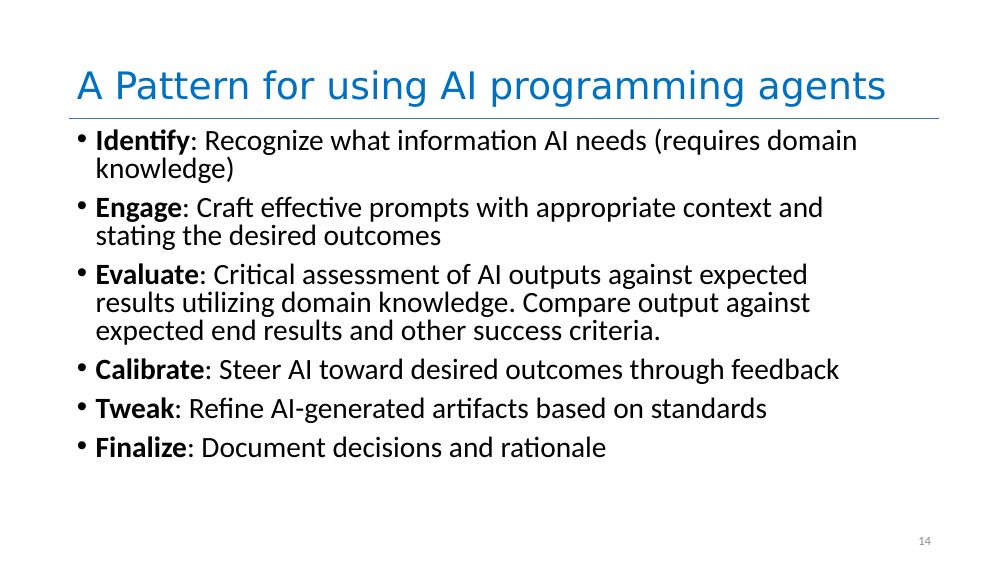
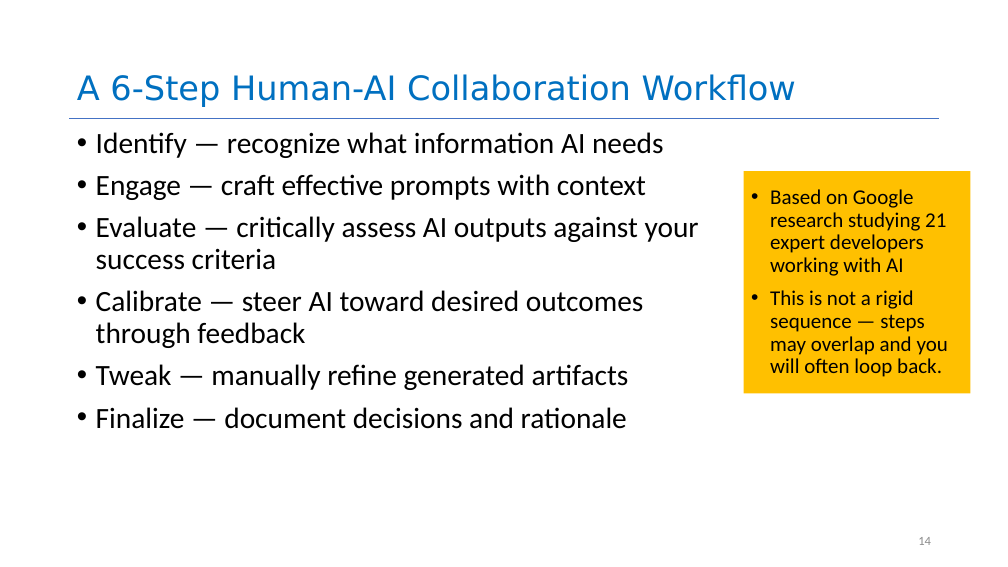
Before and after one commit to neu-se/CS4530-Spring-2026, a slide deck: slide 14 of Slides/Module 16 Using AI Agents.pptx. Drawn at 1008x567 pixels with LibreOffice and Linux fonts; fonts in the diff are those of the drawing. Boxes give left, top, right and bottom in pixels: in the first picture for what was removed or moved away, otherwise in the second. Text is boxed around its words. In the diff, an @@ line names an element or a change of style, - is before the commit and + after.

```diff
--- a/Slides/Module 16 Using AI Agents.pptx
+++ b/Slides/Module 16 Using AI Agents.pptx
@@ title at bbox=[77, 74, 796, 107]: text changed; size 36 to 32 pt @@
-A Pattern for using AI programming agents
+A 6-Step Human-AI Collaboration Workflow
@@ text at bbox=[96, 132, 699, 429]: text changed @@
-• Identify: Recognize what information AI needs (requires domain knowledge)
-• Engage: Craft effective prompts with appropriate context and stating the desired outcomes
-• Evaluate: Critical assessment of AI outputs against expected results utilizing domain knowledge. Compare output against expected end results and other success criteria.
-• Calibrate: Steer AI toward desired outcomes through feedback
-• Tweak: Refine AI-generated artifacts based on standards
-• Finalize: Document decisions and rationale
+• Identify — recognize what information AI needs
+• Engage — craft effective prompts with context
+• Evaluate — critically assess AI outputs against your success criteria
+• Calibrate — steer AI toward desired outcomes through feedback
+• Tweak — manually refine generated artifacts
+• Finalize — document decisions and rationale
@@ rectangle added at bbox=[744, 171, 971, 393], fill #FFC000, 20 pt, text #000000 @@
+• Based on Google research studying 21 expert developers working with AI
+• This is not a rigid sequence — steps may overlap and you will often loop back.
```
Also in this commit, not shown: 18 other slides changed, 21 slides added, 18 slides removed, 2 other files.
